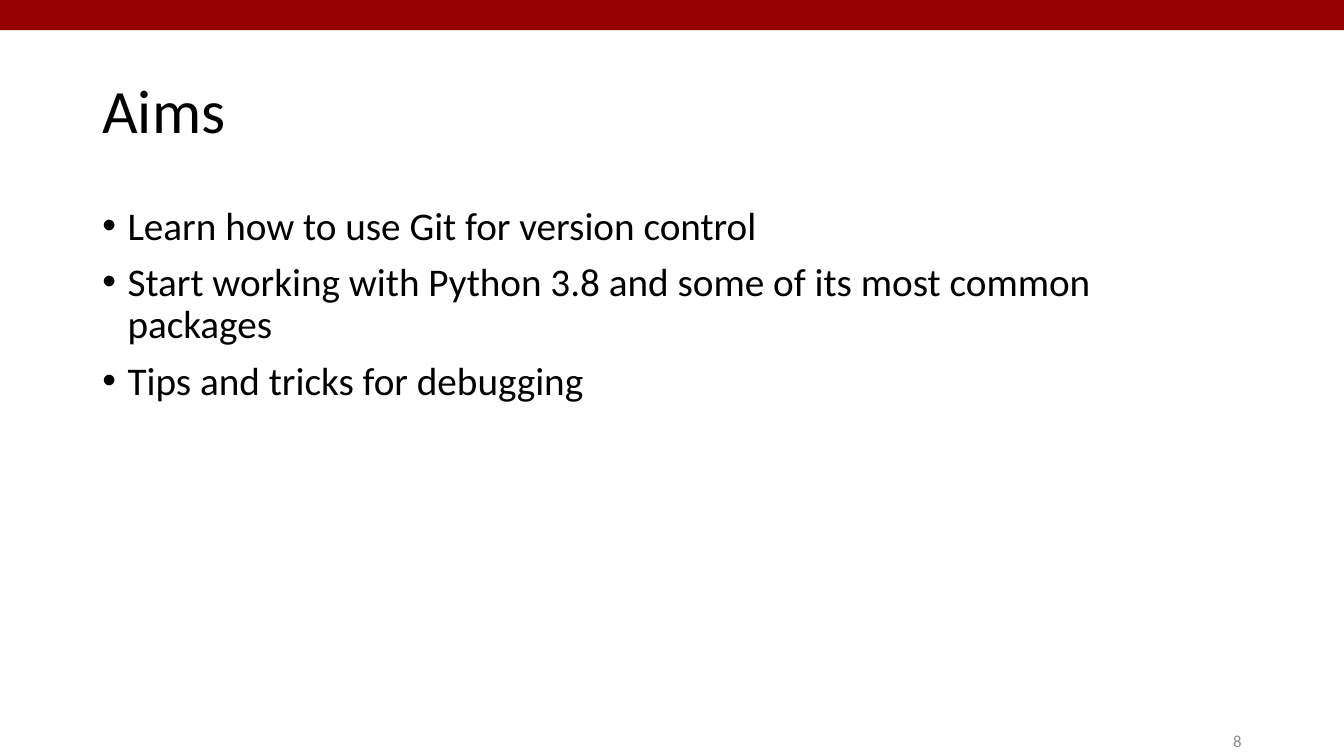
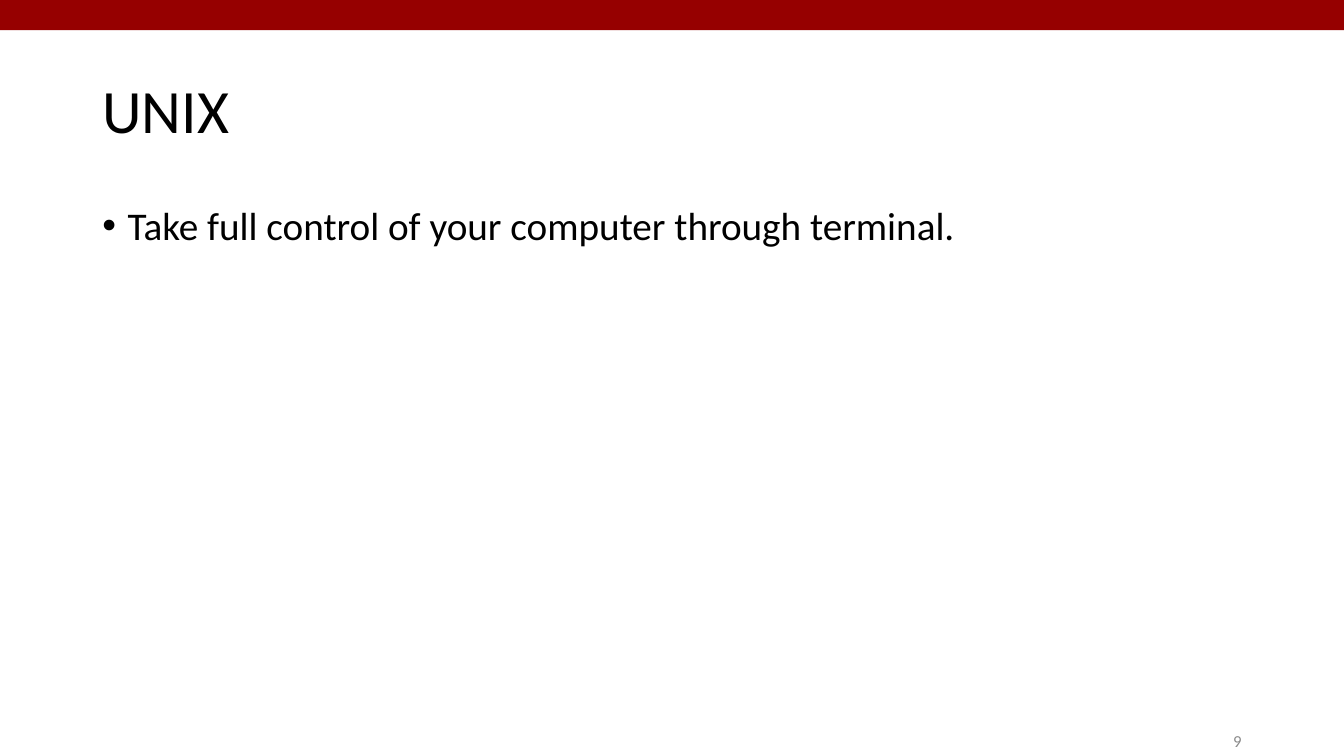
Before and after one commit to StanfordASL/PoRA-I-Sections, a slide deck: slide 9 of s1/slides/s1.pptx (slide 8 before the commit). Drawn at 1344x756 pixels with LibreOffice and Linux fonts; fonts in the diff are those of the drawing. Boxes give left, top, right and bottom in pixels: in the first picture for what was removed or moved away, otherwise in the second. Text is boxed around its words. In the diff, an @@ line names an element or a change of style, - is before the commit and + after.

```diff
--- a/s1/slides/s1.pptx
+++ b/s1/slides/s1.pptx
@@ text at (x1=102, y1=93, x2=229, y2=134): text changed @@
-Aims
+UNIX
@@ text at (x1=128, y1=212, x2=954, y2=247): text changed @@
-• Learn how to use Git for version control
-• Start working with Python 3.8 and some of its most common packages
-• Tips and tricks for debugging
+• Take full control of your computer through terminal.
@@ page number at (x1=1233, y1=736, x2=1241, y2=747): text changed @@
-8
+9
```
Also in this commit, not shown: 6 other slides changed, 3 slides added, 6 slides removed, 4 other files.
